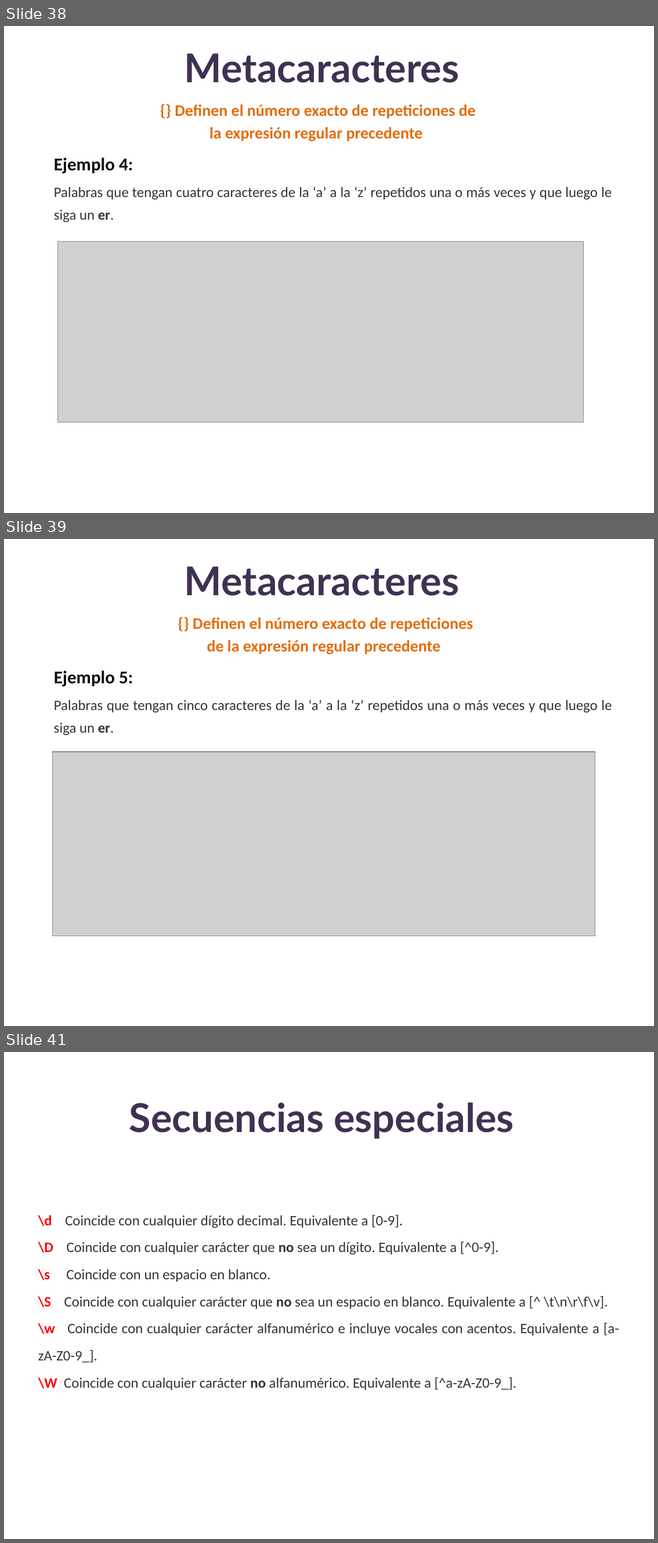
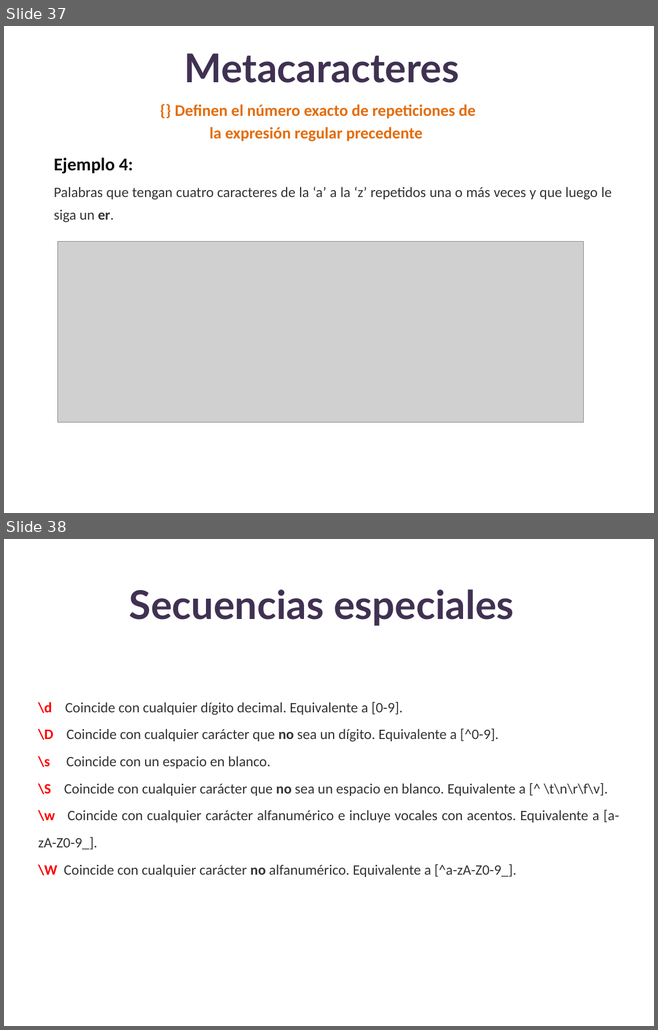
Before and after one commit to lizetheP/Analitica, a slide deck: Calendario2025/presentaciones/19_Modulo_re.pptx. Shown one above the other, each under a label of ours: slides 38, 39 and 41 before the commit, slides 37 and 38 after it; the slides between them are not shown. The pictures are 658x1543 and 658x1030 pixels, drawn with LibreOffice and Linux fonts; fonts in the diff are those of the drawing; grey boxes stand for pictures. Boxes give left, top, right and bottom in pixels: in the first picture for what was removed or moved away, otherwise in the second. Text is boxed around its words. In the diff, an @@ line names an element or a change of style, - is before the commit and + after.

```diff
--- a/Calendario2025/presentaciones/19_Modulo_re.pptx
+++ b/Calendario2025/presentaciones/19_Modulo_re.pptx
@@ slide 39 removed at box(4, 539, 654, 1026), background #FFFFFF @@
@@ title removed at box(184, 566, 459, 596) @@
-Metacaracteres
@@ text removed at box(192, 617, 473, 654) @@
-{} Definen el número exacto de repeticiones de la expresión regular precedente
@@ text removed at box(54, 671, 133, 687) @@
-Ejemplo 5:
@@ text removed at box(54, 700, 611, 736) @@
-Palabras que tengan cinco caracteres de la ‘a’ a la ‘z’ repetidos una o más veces y que luego le siga un er.
@@ picture removed at box(53, 752, 595, 936) @@
@@ what was slide 38 is now slide 37 @@
@@ what was slide 41 is now slide 38 @@
```
Also in this commit, not shown: 1 slide changed, 2 other slides removed, 1 other file.
